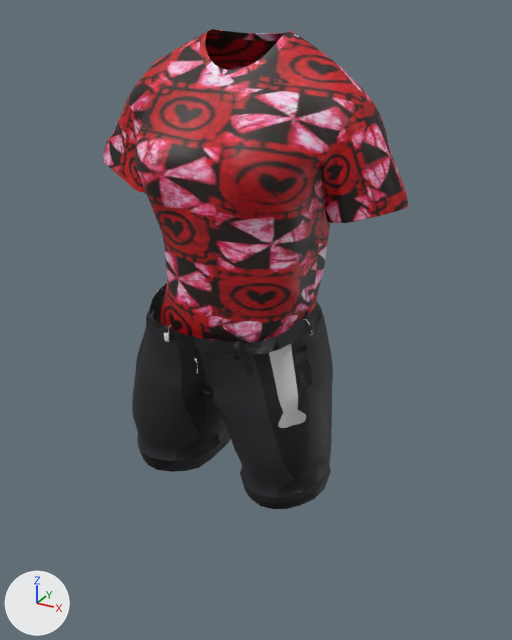
One commit to the glTF model src/Pages/Customize/Configurator/models/FemaleClothing/variations/tshirt_and_material_shorts.glb: the scene before it, then after it.
The view is the same before and after, from a 50 mm lens placed at (0.428, -0.742, 0.322), pointed at (0.007, 0.024, -0.062). Arrows for +X, +Y and +Z are at lower left; the lights stay in place. Where no turn or scale is listed for an object, it has been applied to the vertices. Vertices at the same position are counted once.

In view in the first picture: 'all'.
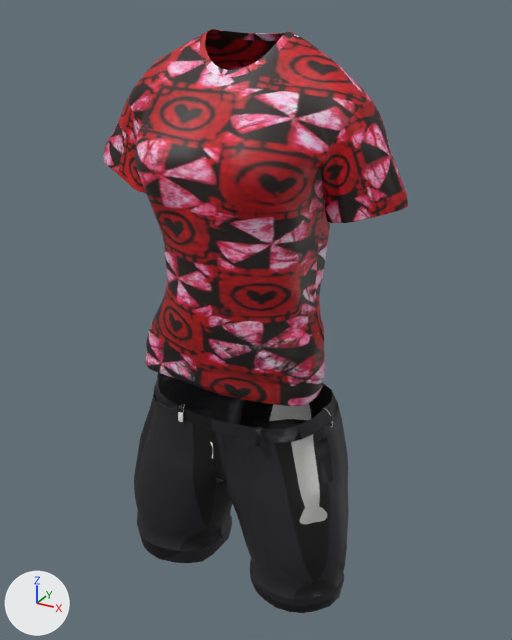
The newer file is also rescaled (x0.911), turned or shifted as a whole; pictures and numbers use the older file's frame.

What differs and where, as boxes [x1, y1, x2, y2] in the pictures (512 x 640 px; the box of a moved part takes in the faces that stretch with it):
'all', reshaped (21% shorter): before [104, 29, 408, 509]; after [104, 29, 408, 406]
'all_two', added: after [134, 373, 349, 613]
part 1 of me_mesh_001, deleted: before [156, 287, 315, 396]
part 2 of me_mesh_001, moved or reshaped: before [132, 266, 333, 509]; after [145, 266, 325, 406]

The change, as a diff of the scene's bpy script:
```diff
--- a/src/Pages/Customize/Configurator/models/FemaleClothing/variations/tshirt_and_material_shorts.glb.py
+++ b/src/Pages/Customize/Configurator/models/FemaleClothing/variations/tshirt_and_material_shorts.glb.py
@@ me_mesh_001 @@
 # used by ob_all; location = (-0.008, 0.013, 0.039)
-me_mesh_001.from_pydata(...)  # 13640 vertices, 25724 faces; spans x -0.208..0.214, y -0.114..0.105, z -0.317..0.26
+me_mesh_001.from_pydata(...)  # 10343 vertices, 19517 faces; spans x -0.208..0.214, y -0.114..0.096, z -0.173..0.26
+# me_mesh_001 part 1: 8 loose pieces with 2106 vertices, spanning x -0.124..0.114, y -0.109..0.081, z -0.178..-0.066, are deleted
+# me_mesh_001 part 2: 23 vertices moved within x -0.119..0.109, y -0.089..0.077, z -0.166..-0.015; 3926 vertices removed from x -0.151..0.142, y -0.11..0.105, z -0.317..-0.005; 2734 vertices added at x -0.13..0.133, y -0.09..0.084, z -0.173..-0.005
 me_mesh_001.materials.append(mat_lambert1_004)
-me_mesh_001.materials.append(mat_m_suit_01_002)
@@ me_m_suit_01mesh_0_010 @@
+me_m_suit_01mesh_0_010.from_pydata(...)  # 3297 vertices, 6207 faces; spans x -0.181..0.166, y -0.087..0.108, z -0.436..-0.134
+me_m_suit_01mesh_0_010.materials.append(mat_m_suit_01_002)
@@ ob_all_two @@
+ob_all_two = bpy.data.objects.new('all_two', me_m_suit_01mesh_0_010)
+ob_all_two.location = (-0.001, 0.011, -0.021)
```
